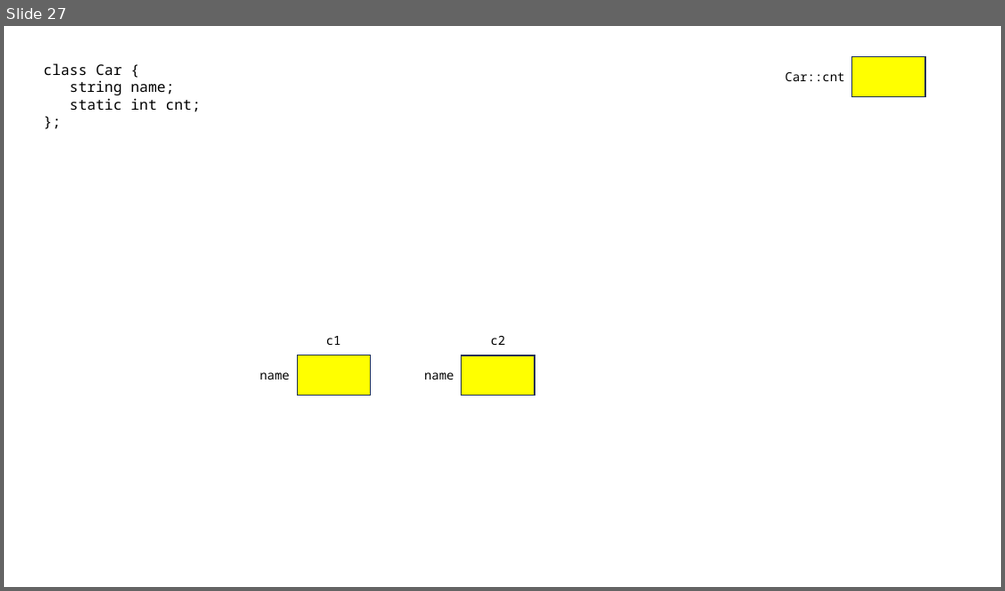
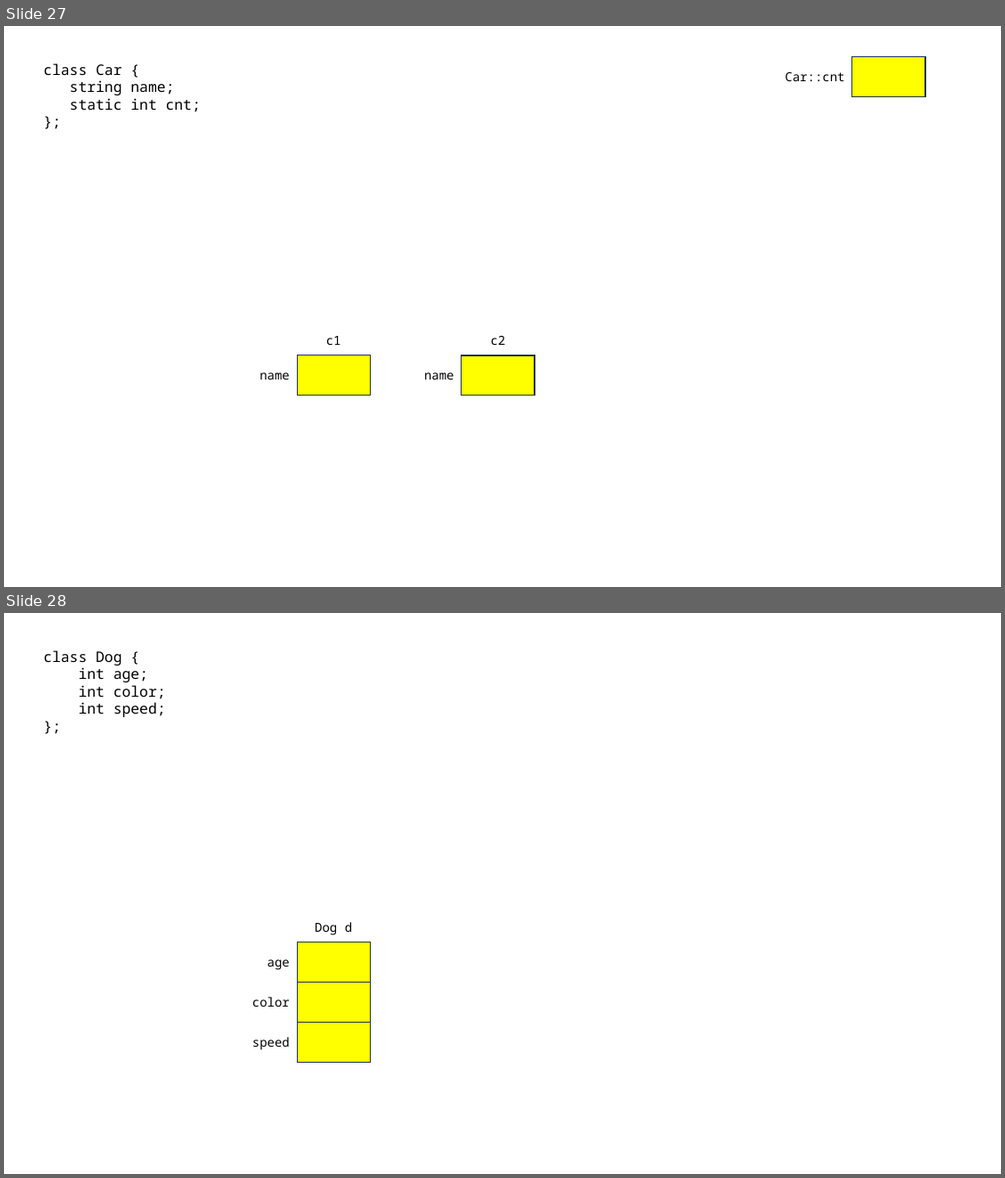
Before and after one commit to joonsungk/cpp_231023, a slide deck: cpp_231023.pptx. Shown one above the other, each under a label of ours: slide 27 before the commit, slides 27 and 28 after it. The pictures are 1005x591 and 1005x1178 pixels, drawn with LibreOffice and Linux fonts; fonts in the diff are those of the drawing. Boxes give left, top, right and bottom in pixels: in the first picture for what was removed or moved away, otherwise in the second. Text is boxed around its words. In the diff, an @@ line names an element or a change of style, - is before the commit and + after.

```diff
--- a/cpp_231023.pptx
+++ b/cpp_231023.pptx
@@ slide 28 added at box(4, 613, 1001, 1174), background #FFFFFF @@
@@ text added at box(43, 650, 166, 717), 14 pt, text #000000 @@
+class Dog {
+int age;
+int color;
+int speed;
+};
@@ text added at box(315, 922, 352, 935), 12 pt, text #000000 @@
+Dog d
@@ text added at box(267, 959, 290, 970), 12 pt, text #000000 @@
+age
@@ rectangle added at box(297, 942, 371, 982), fill #FFFF00, outline #1E3256 1 pt @@
@@ rectangle added at box(297, 982, 371, 1022), fill #FFFF00, outline #1E3256 1 pt @@
@@ text added at box(252, 997, 290, 1006), 12 pt, text #000000 @@
+color
@@ text added at box(252, 1037, 290, 1050), 12 pt, text #000000 @@
+speed
@@ rectangle added at box(297, 1022, 371, 1062), fill #FFFF00, outline #1E3256 1 pt @@
```
Also in this commit, not shown: 1 other slide added, 2 other files.
